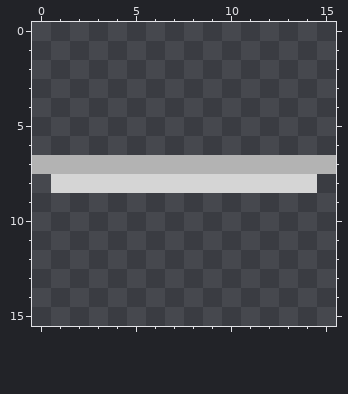
File history of a pixel-art file, client/Assets/Art/platform.aseprite. The first picture shows the starting point.
16x16 pixels, 1 frame.
The same view after the edit:
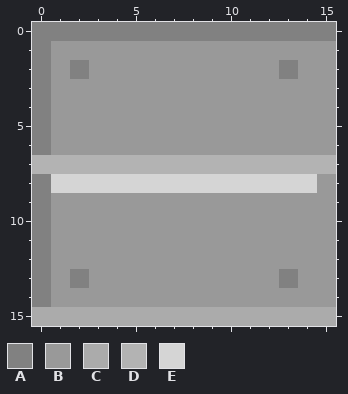
Palette (. is transparent): A #818181  B #999999  C #ababab  D #b3b3b3  E #d5d5d5
From old to new:
{"change": "layer \"Layer 2\" added"}
{"where": "layer \"Layer 2\""}
{"y":0,"x":0,"old":"................","new":"AAAAAAAAAAAAAAAA"}
{"y":1,"x":0,"old":"................","new":"ABBBBBBBBBBBBBBB"}
{"y":2,"x":0,"old":"................","new":"ABABBBBBBBBBBABB"}
{"y":3,"x":0,"old":"................","new":"ABBBBBBBBBBBBBBB"}
{"y":4,"x":0,"old":"................","new":"ABBBBBBBBBBBBBBB"}
{"y":5,"x":0,"old":"................","new":"ABBBBBBBBBBBBBBB"}
{"y":6,"x":0,"old":"................","new":"ABBBBBBBBBBBBBBB"}
{"y":8,"x":0,"old":".","new":"A"}
{"y":8,"x":15,"old":".","new":"B"}
{"y":9,"x":0,"old":"................","new":"ABBBBBBBBBBBBBBB"}
{"y":10,"x":0,"old":"................","new":"ABBBBBBBBBBBBBBB"}
{"y":11,"x":0,"old":"................","new":"ABBBBBBBBBBBBBBB"}
{"y":12,"x":0,"old":"................","new":"ABBBBBBBBBBBBBBB"}
{"y":13,"x":0,"old":"................","new":"ABABBBBBBBBBBABB"}
{"y":14,"x":0,"old":"................","new":"ABBBBBBBBBBBBBBB"}
{"y":15,"x":0,"old":"................","new":"CCCCCCCCCCCCCCCC"}
{"label":"added","picture_box":[32,22,336,326]}
